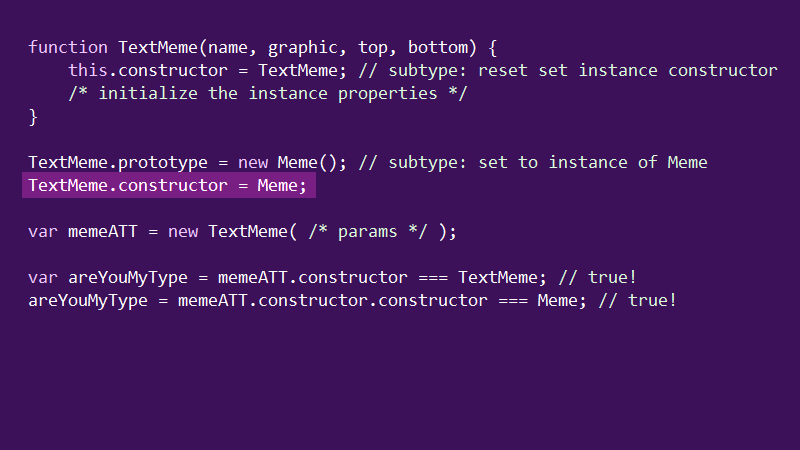
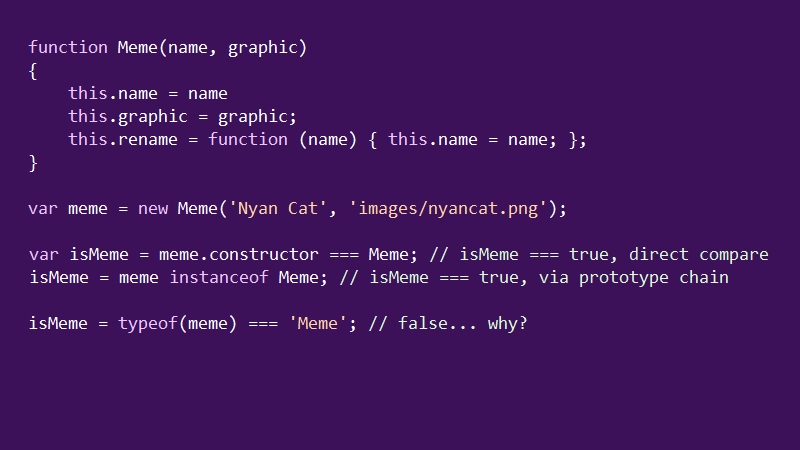
Layer changes from the first 800 × 450 image to the second:
hid "Layer 2 copy 3" over box(22, 172, 316, 198)
renamed "Layer 3" to "Prototype6", hid it over box(27, 39, 778, 333)
showed "Constructor3", painted on it over box(22, 39, 778, 333)
